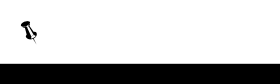
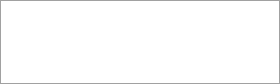
Revision of a layered 280px x 84px image; what changed, layer by layer:
removed layer "Shape 2" over [20,21,37,45]
removed layer "Shape 1" over [0,63,280,84]
renamed "Layer 1" to "Layer 2 copy", showed it, opacity 34% → 37%, painted on it over [0,0,280,84]
